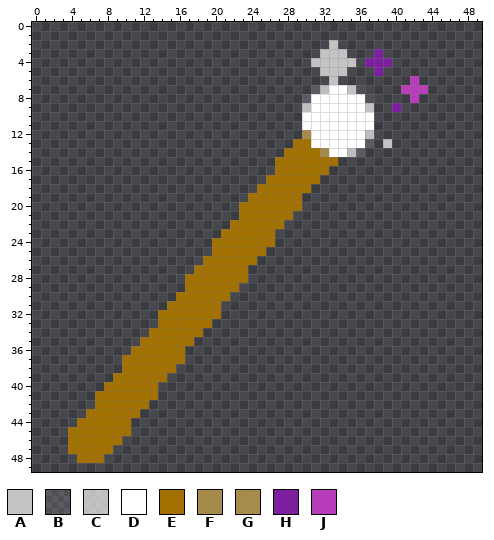
Two versions of one pixel-art sprite, Gem miner/Images/Tools/wand.png. Above: the version before the commit.
The file is 50x50 pixels.
Palette (. is transparent): A #c3c3c3  B #ffffff1c  C #ffffffaa  D #ffffff  E #a27100  F #a58a49  G #ab8e4cf7  H #7c1f9f  J #b83dba
Pixels before (only the part around the change), first column x 0:
 0 ..............................................
 1 ..............................................
 2 .................................A............
 3 ................................AAA...H.......
 4 ...............................AAAAA.HHH......
 5 ................................AAA...H.......
 6 .................................A........J...
 7 ...............................BCDDCB....JJJ..
 8 ..............................BDDDDDDB....J...
 9 ..............................CDDDDDDC..H.....
10 ..............................DDDDDDDD........
11 ..............................DDDDDDDD........
12 ..............................GDDDDDDC........
13 .............................EEDDDDDDB.A......
14 ............................EEEEFDDCB.........
15 ...........................EEEEEEE............
16 ...........................EEEEEE.............
17 ..........................EEEEEE..............
18 .........................EEEEEE...............
19 ........................EEEEEE................
20 .......................EEEEEEE................
21 .......................EEEEEE.................
22 ......................EEEEEE..................
23 .....................EEEEEE...................
24 ....................EEEEEEE...................
25 ....................EEEEEE....................
26 ...................EEEEEE.....................
27 ..................EEEEEE......................
28 .................EEEEEEE......................
29 .................EEEEEE.......................
30 ................EEEEEE........................
31 ...............EEEEEE.........................
32 ..............EEEEEEE.........................
33 ..............EEEEEE..........................
34 .............EEEEEE...........................
35 ............EEEEEE............................
36 ...........EEEEEE.............................
37 ..........EEEEEEE.............................
38 ..........EEEEEE..............................
39 .........EEEEEE...............................
40 ........EEEEEE................................
41 .......EEEEEEE................................
42 .......EEEEEE.................................
43 ......EEEEEE..................................
44 .....EEEEEE...................................
45 ....EEEEEEE...................................
46 ....EEEEEE....................................
47 ....EEEEE.....................................
48 .....EEE......................................
49 ..............................................
The result:
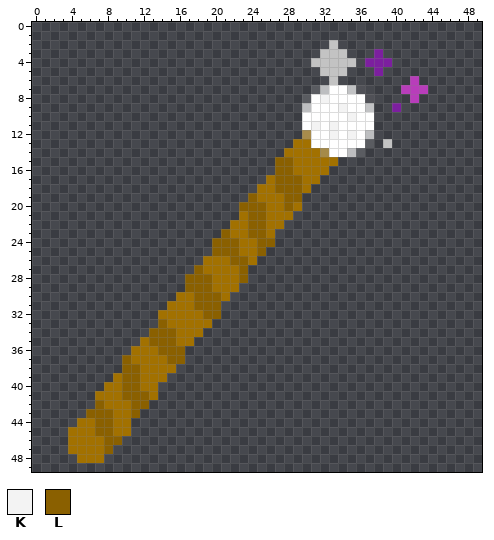
Colours new in this view: K #f3f3f3  L #8a6000
The edit:
{"y":8,"x":32,"old":"D","new":"K"}
{"y":9,"x":34,"old":"D","new":"K"}
{"y":10,"x":35,"old":"D","new":"K"}
{"y":11,"x":31,"old":"D","new":"K"}
{"y":11,"x":33,"old":"D","new":"K"}
{"y":12,"x":33,"old":"D","new":"K"}
{"y":12,"x":35,"old":"D","new":"K"}
{"y":15,"x":27,"old":"EE","new":"LL"}
{"y":16,"x":27,"old":"EE","new":"LL"}
{"y":17,"x":27,"old":"EEE","new":"LLL"}
{"y":18,"x":27,"old":"EEE","new":"LLL"}
{"y":19,"x":24,"old":"E","new":"L"}
{"y":19,"x":28,"old":"EE","new":"LL"}
{"y":20,"x":23,"old":"EEE","new":"LLL"}
{"y":20,"x":28,"old":"E","new":"L"}
{"y":21,"x":24,"old":"EE","new":"LL"}
{"y":22,"x":24,"old":"EE","new":"LL"}
{"y":23,"x":21,"old":"E","new":"L"}
{"y":23,"x":24,"old":"EE","new":"LL"}
{"y":24,"x":20,"old":"EEE","new":"LLL"}
{"y":24,"x":25,"old":"EE","new":"LL"}
{"y":25,"x":20,"old":"EEE","new":"LLL"}
{"y":25,"x":25,"old":"E","new":"L"}
{"y":26,"x":22,"old":"EE","new":"LL"}
{"y":27,"x":18,"old":"E","new":"L"}
{"y":27,"x":23,"old":"E","new":"L"}
{"y":28,"x":17,"old":"EEE","new":"LLL"}
{"y":28,"x":23,"old":"E","new":"L"}
{"y":29,"x":17,"old":"EEE","new":"LLL"}
{"y":30,"x":18,"old":"EEE","new":"LLL"}
{"y":31,"x":18,"old":"EEE","new":"LLL"}
{"y":32,"x":19,"old":"EE","new":"LL"}
{"y":33,"x":14,"old":"E","new":"L"}
{"y":34,"x":13,"old":"EEE","new":"LLL"}
{"y":35,"x":13,"old":"EEE","new":"LLL"}
{"y":36,"x":14,"old":"EEE","new":"LLL"}
{"y":37,"x":10,"old":"E","new":"L"}
{"y":37,"x":15,"old":"EE","new":"LL"}
{"y":38,"x":10,"old":"EE","new":"LL"}
{"y":39,"x":10,"old":"EE","new":"LL"}
{"y":40,"x":10,"old":"EE","new":"LL"}
{"y":41,"x":10,"old":"EEE","new":"LLL"}
{"y":42,"x":7,"old":"E","new":"L"}
{"y":42,"x":11,"old":"EE","new":"LL"}
{"y":43,"x":6,"old":"EEE","new":"LLL"}
{"y":43,"x":11,"old":"E","new":"L"}
{"y":44,"x":7,"old":"EE","new":"LL"}
{"y":45,"x":7,"old":"EE","new":"LL"}
{"y":46,"x":8,"old":"EE","new":"LL"}
{"y":47,"x":8,"old":"E","new":"L"}
{"label":"changed","picture_box":[311,94,356,139]}
{"label":"changed","picture_box":[86,157,302,454]}
